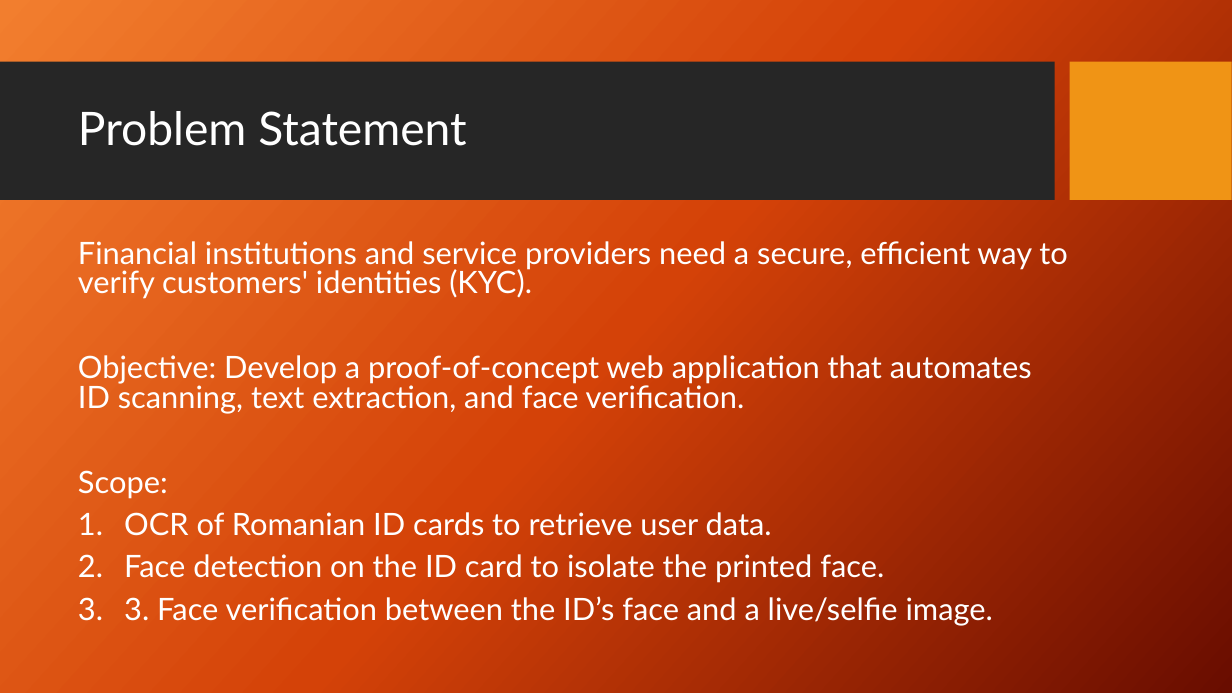
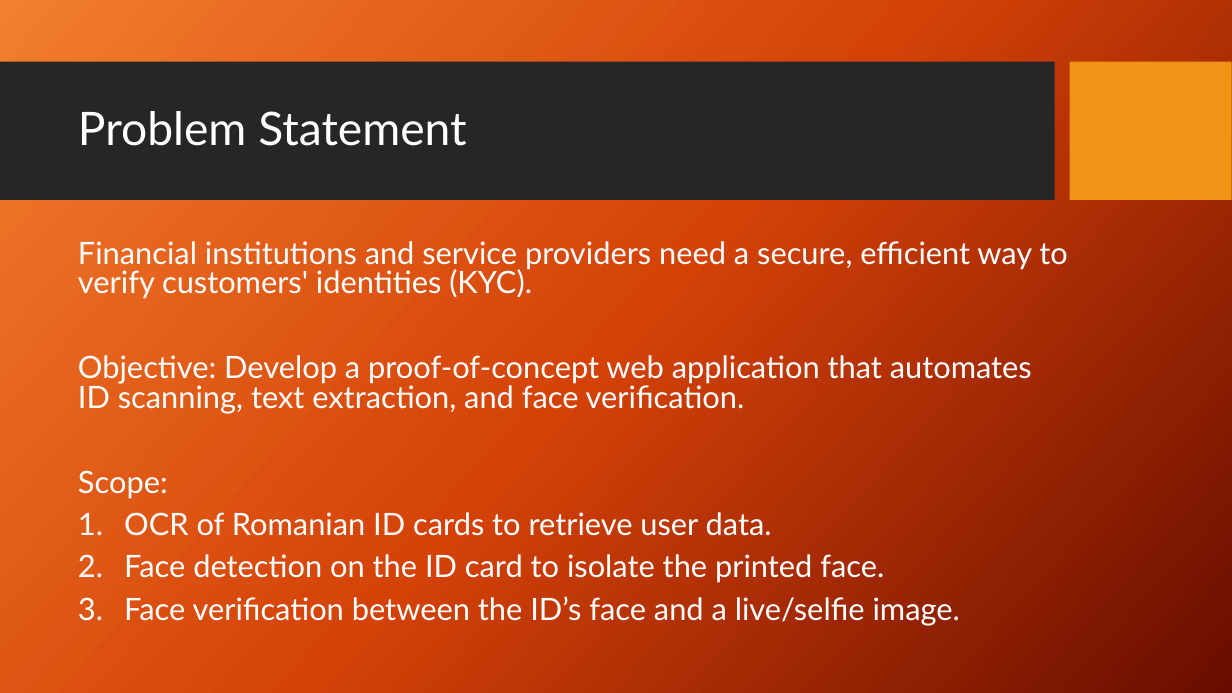
Before and after one commit to adrian0010/KYC-application, a slide deck: slide 2 of Automated_KYC_System_Presentation.pptx. Drawn at 1232x693 pixels with LibreOffice and Linux fonts; fonts in the diff are those of the drawing; background and template pictures are left out. Boxes give left, top, right and bottom in pixels: in the first picture for what was removed or moved away, otherwise in the second. Text is boxed around its words. In the diff, an @@ line names an element or a change of style, - is before the commit and + after.

```diff
--- a/Automated_KYC_System_Presentation.pptx
+++ b/Automated_KYC_System_Presentation.pptx
@@ text at (x1=124, y1=596, x2=960, y2=626): text changed @@
-3. 3. Face verification between the ID’s face and a live/selfie image.
+3. Face verification between the ID’s face and a live/selfie image.
```
Also in this commit, not shown: 4 other slides changed, 1 other file.
